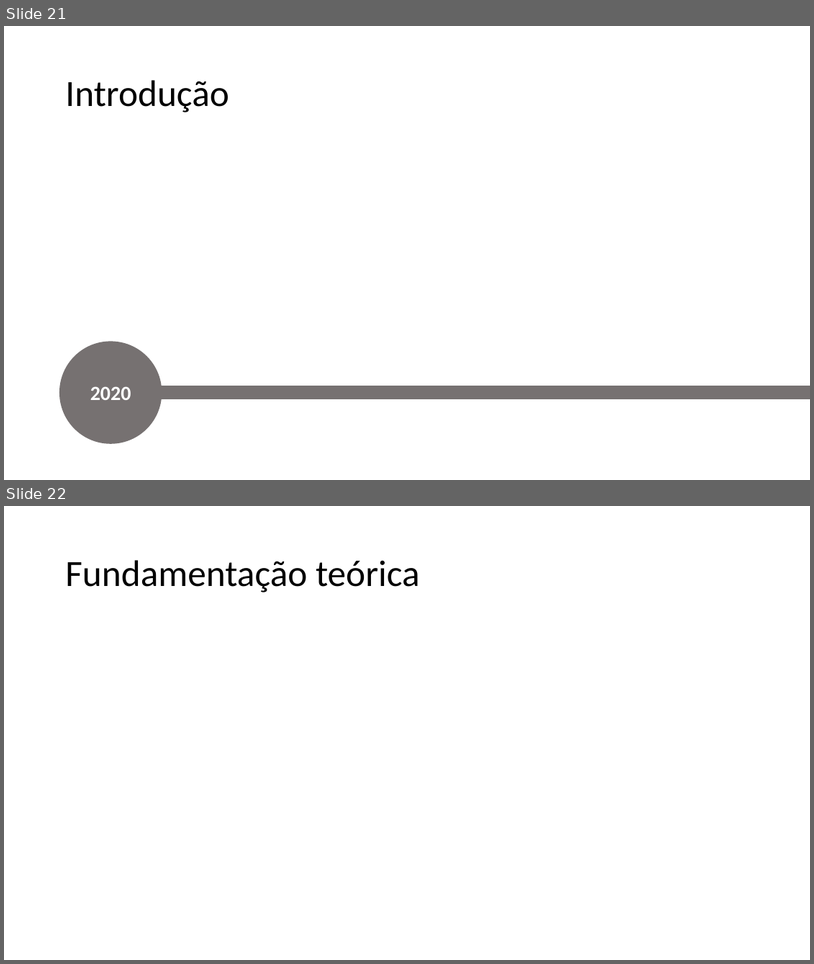
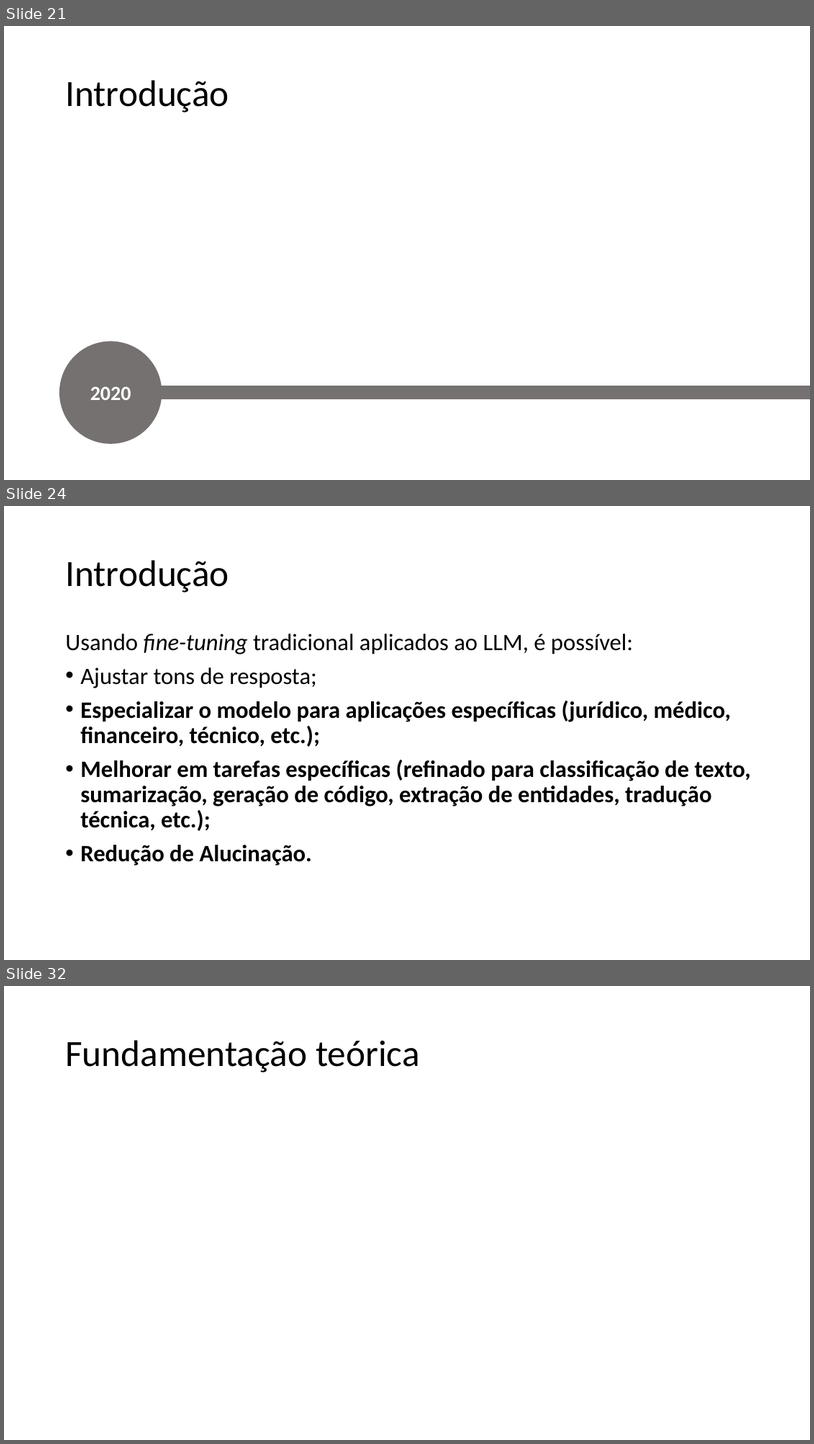
Before and after one commit to guerrato/guerrato_967_tp558, a slide deck: seminarios/ciclo 2/TP558_LoRA.pptx. Shown one above the other, each under a label of ours: slides 21 and 22 before the commit, slides 21, 24 and 32 after it; the slides between them are not shown. The pictures are 814x964 and 814x1444 pixels, drawn with LibreOffice and Linux fonts; fonts in the diff are those of the drawing; grey boxes stand for pictures; background and template pictures are left out. Boxes give left, top, right and bottom in pixels: in the first picture for what was removed or moved away, otherwise in the second. Text is boxed around its words. In the diff, an @@ line names an element or a change of style, - is before the commit and + after.

```diff
--- a/seminarios/ciclo 2/TP558_LoRA.pptx
+++ b/seminarios/ciclo 2/TP558_LoRA.pptx
@@ slide 24 added at box(4, 506, 810, 960), background #FFFFFF @@
@@ title added at box(65, 560, 229, 592), 44 pt, text #000000 @@
+Introdução
@@ text added at box(65, 633, 751, 865), 28 pt, text #000000, bold @@
+Usando fine-tuning tradicional aplicados ao LLM, é possível:
+• Ajustar tons de resposta;
+• Especializar o modelo para aplicações específicas (jurídico, médico, financeiro, técnico, etc.);
+• Melhorar em tarefas específicas (refinado para classificação de texto, sumarização, geração de código, extração de entidades, tradução técnica, etc.);
+• Redução de Alucinação.
@@ what was slide 22 is now slide 32 @@
```
Also in this commit, not shown: 4 slides changed, 9 other slides added.
